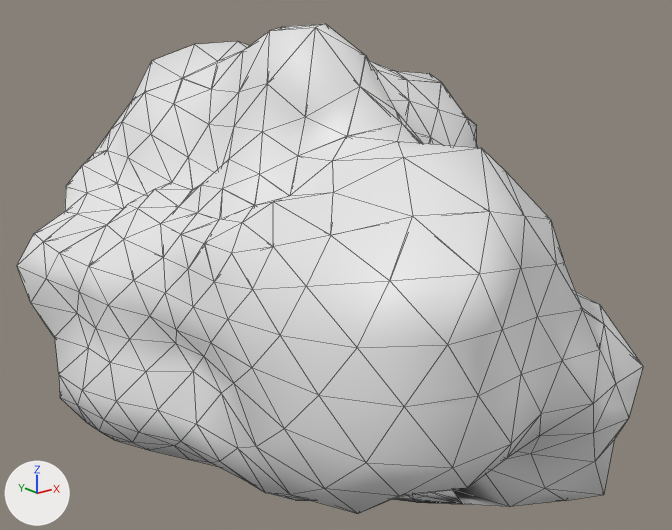
The FBX model Assets/models/jungle/rockbig_c.fbx: old version first, new version second.
Both versions are drawn from a camera (50 mm lens) standing at (-6.4, -8.82, 4.7) and looking at (0.26, -0.5, 1.38). Arrows for +X, +Y and +Z are at lower left; the lights stay in place. The picture after the commit comes second. Mesh edges are drawn as thin lines. Vertices at exactly the same position are counted once.

Names of what the first picture shows: 'rockbig_c'.
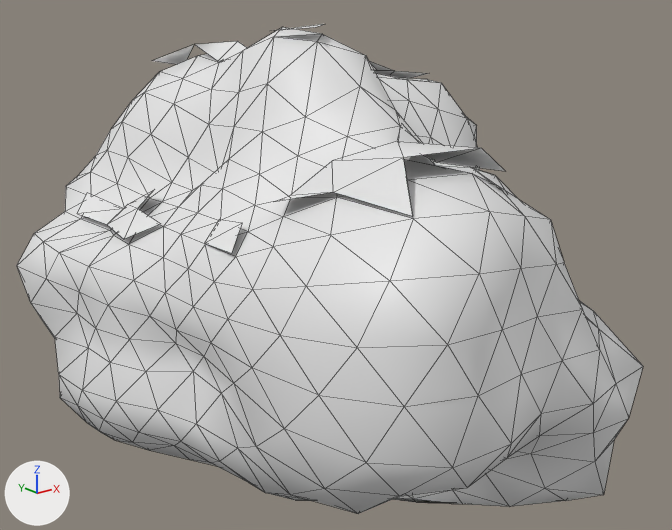
Location of each change, (x1, y1, x2, y2) in pixels of the pictures (672 x 530 px):
part 1 of me_rockbig_c, deleted
    before: (416, 490, 462, 504)
part 2 of me_rockbig_c, cut back
    before: (35, 24, 643, 383)
    after: (153, 45, 194, 65)

Patch to the scene script:
```diff
--- a/Assets/models/jungle/rockbig_c.fbx.py
+++ b/Assets/models/jungle/rockbig_c.fbx.py
@@ me_rockbig_c @@
 # used by ob_rockbig_c; location = (0.0, 0.0, 0.0)
 # verts and faces of me_rockbig_c; kept vertices keep their numbers, new ones are numbered from 733
 # before: 2 (-0.73, -2.93, 0.05), 14 (-0.65, -2.61, -0.25), 32 (-0.46, -3.23, -0.12) at pixel (452, 489), 54 (-0.98, -2.7, -0.01), 598 (-1.02, -2.47, -0.25)
 # before: 599 (-1.03, -2.68, -0.25), 621 (-0.42, -3.34, -0.25) at pixel (462, 504), 622 (-0.35, -3.35, -0.25), 730 (-0.76, -3.03, -0.08), 731 (-0.82, -3.04, -0.12) at pixel (412, 493)
-me_rockbig_c.from_pydata(...)  # 733 vertices, 1564 faces; spans x -2.84..2.92, y -4.46..4.31, z -0.25..4.2
+me_rockbig_c.from_pydata(...)  # 705 vertices, 1335 faces; spans x -2.84..2.92, y -4.46..4.31, z -0.25..4.2
+# me_rockbig_c part 1
+delete_vertices([730, 731])  # with the faces that use them
+# me_rockbig_c part 2
+# 24 vertices are removed from x -1.88..1.89, y -3.95..3.79, z 1.13..3.91
+# 208 faces are deleted
+# 1 new face joins them, mat_moss (white #e7e7e7)
+# other edits to the shape of me_rockbig_c do not show in these pictures
 me_rockbig_c.materials.append(mat_rock)
```
